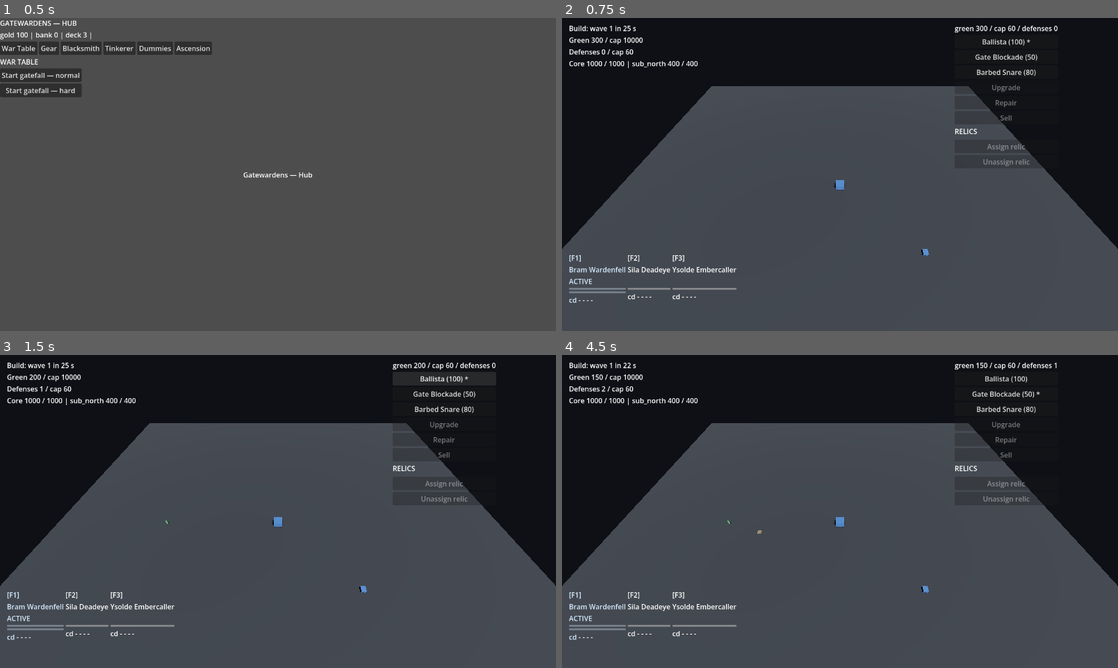
Above: before the commit, frames 1-4 (two rows, left to right).
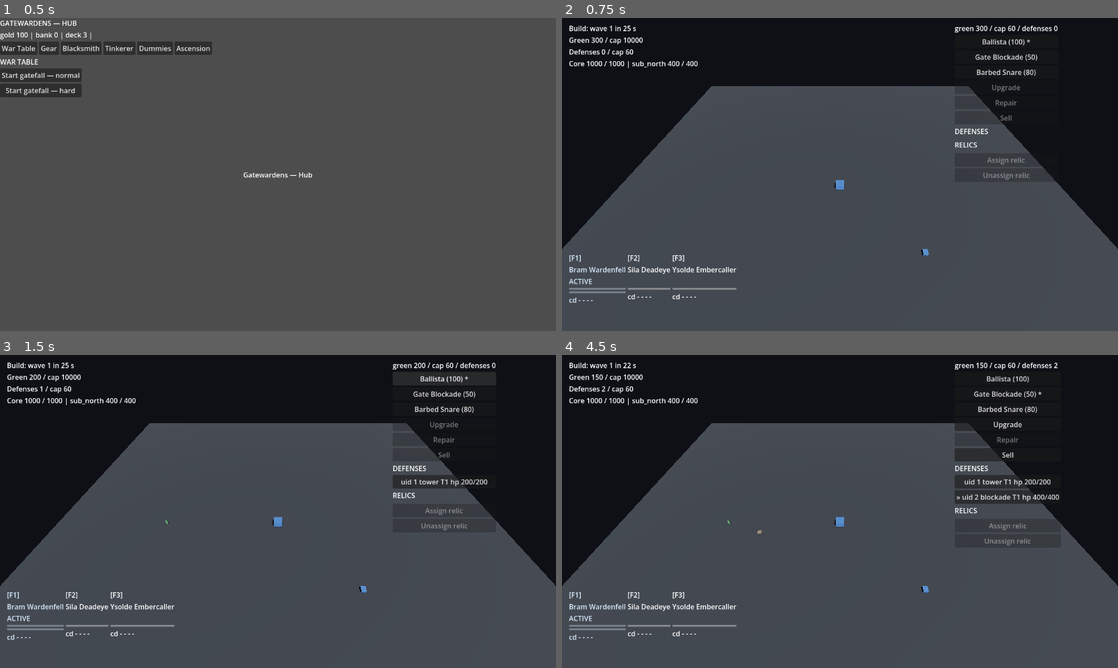
Above: after the commit, the same moments.

Repository: bryn1/gatewardens
Game: Godot game, scene res://Main.tscn
The game is run twice, just before and just after one commit, with the same random seed, the same clock (stepped at 60 frames per second) and the same inputs.
Inputs (mouse positions are in pixels of both pictures, inside the frame that each line leads up to):
- Up to frame 1 (0.5 s): no input
- Up to frame 2 (0.75 s): click "Start gatefall — normal" at 0.5 s
- Up to frame 3 (1.5 s): click "Ballista (100) *" at 1.25 s
- Up to frame 4 (4.5 s): click (1006, 480) at 2 s, where only the run after the commit has a clickable "uid 1 tower T1 hp 200/200"; click (1006, 480) at 2.75 s, where only the run after the commit has a clickable "» uid 1 tower T1 hp 200/200"; click "Gate Blockade (50)" at 3.5 s; click (1006, 495) at 4.25 s, where only the run after the commit has a clickable "uid 2 blockade T1 hp 400/400"

Frame 1 is identical in both runs. In frame 2, 0.3% of the frame differs, in the area x 70-85%, y 35-52%; in frame 3, 0.5%; in frame 4, 1.2%, in the area x 70-90%, y 2-61%.

Commit message:
W17c: tower-select player path + emit-safe shared fill (MC 11274.1.30 / card 11387)
grep select_defense -> harness-only: in a real game selected_uid stayed
0 forever and Upgrade/Repair/Sell could never act — the W17b false-green
class (harness powers the player lacks), one layer deeper.

- defense_panel.gd: PLACED defenses list as selectable rows (uid + class
  + tier + hp text, selected row "»"-marked), rebuilt inside refresh()
  over the EXISTING m.defense_list API (the shipped clear+rebuild fill
  shape; NOT item_row — that is the pinned ITEM-pool renderer, F2-12: a
  placed defense is not an inventory item). A ROW click IS select_defense
  (uid) — the harness entry point becomes the player's. Upgrade/Repair/
  Sell untouched (act on selected_uid, gates intact).
- bank_list.gd (shared fill, all four item panels): the clear step is
  now detach-NOW + queue_free. Engine fact E9 (VERIFIED this card):
  free() on a Button while it emits `picked` is an engine ERROR
  ("Object is locked", object.cpp:787) — the MOUSE press path reaches
  every pick handler mid-emit; the keyboard-path harnesses never did
  (transcript in evidence: the ERROR reproduced pre-fix, stderr-empty
  post-fix via a mid-emit refill probe).
- tests: test_mission_clicks.py SELECT legs (push_input, served 1280x720):
  class click -> ROW appears; ROW click sets selected_uid + "»" mark and
  the URS gates flip enabled (the player drives gates the harness faked);
  Upgrade tiers 0->1 with green drop EXACTLY the data cost (50 = 100 x
  ratios[0], mirrored from economy.json); Sell clears selection + removes
  the row. test_hub.py: shared-fill engine leg (mid-emit refill, EMPTY
  stderr) + emit-safe source gate + planted-red; planted no_row_refresh
  REDs the mission SELECT leg.

204 pytest green (200 prior + 4 new); check_hygiene 0 hits; LEDGER W17c
row + journey-row update + engine fact E9.

Diff:
--- a/godot/scripts/bank_list.gd
+++ b/godot/scripts/bank_list.gd
@@ -5,7 +5,9 @@
 # marked uid, wire picked, add_child); it now lives HERE once — the
 # widget itself (scripts/item_row.gd) stays the one renderer, this file
 # is only the fill loop shared by its four users (F2-12 reuse, the W9
-# gate's "exactly ONE row renderer" reading, restated W16).
+# gate's "exactly ONE row renderer" reading, restated W16). W17c made the
+# clear step emit-safe (detach + queue_free — see fill(); E9: free() on a
+# row that is mid-`picked` is an engine ERROR on the mouse path).
 extends RefCounted
 
 const ITEM_ROW := preload("res://scenes/item_row.tscn")
@@ -13,8 +15,15 @@
 
 static func fill(box: Node, tables, rows: Array, marked_uid: int,
 		on_picked: Callable) -> void:
+	# W17c (MC 11274.1.30): detach NOW + queue_free. A MOUSE press on a
+	# row reaches a panel's pick handler while `picked` is still emitting;
+	# free() on the emitting Button is an engine ERROR ("Object is locked",
+	# core/object/object.cpp:787 — VERIFIED this card, engine fact E9) and
+	# silently leaves the old row half-cleared. queue_free unwinds after
+	# the emit; remove_child keeps the repaint instant (no flicker).
 	for child: Node in box.get_children():
-		child.free()
+		box.remove_child(child)
+		child.queue_free()
 	for row: Dictionary in rows:
 		var item = ITEM_ROW.instantiate()
 		item.name = "Row_%d" % int(row.get("uid", 0))
--- a/godot/scripts/defense_panel.gd
+++ b/godot/scripts/defense_panel.gd
@@ -24,6 +24,11 @@
 #   the W4 relay already ships; the real keymap is the HUD row's, and the
 #   W14 mission.setup mount ("mission adds this Control") is the row's
 #   own scene wiring, now live (P1-1).
+# - SELECT path (W17c, MC 11274.1.30 / card 11387): placed defenses are
+#   listed as selectable rows (uid/class/tier/hp, selected marked "»"),
+#   rebuilt inside refresh() off m.defense_list. Before this card
+#   select_defense was harness-only — a real player could never reach
+#   Upgrade/Repair/Sell (W17b's false-green class, one layer deeper).
 
 const PLACER := preload("res://scripts/defense_placer.gd")
 const BANK_LIST := preload("res://scripts/bank_list.gd")
@@ -44,6 +49,7 @@
 var assign_btn = null
 var unassign_btn = null
 var relic_rows = null                # shared item_row list over the pool
+var defense_rows = null              # W17c: selectable rows (defense list)
 var info_label = null
 
 
@@ -71,6 +77,22 @@
 	upgrade_btn = _action(box, "Upgrade", _on_upgrade)
 	repair_btn = _action(box, "Repair", _on_repair)
 	sell_btn = _action(box, "Sell", _on_sell)
+	# W17c (MC 11274.1.30 / card 11387): placed defenses get SELECTABLE
+	# rows — until now select_defense() was only ever called by the smoke
+	# harness, so in a real game selected_uid stayed 0 and Upgrade/Repair/
+	# Sell were player-unreachable (the W17b false-green class, one layer
+	# deeper). Data = the EXISTING defense-list API (m.defense_list, the
+	# same list _selected_obj and the placer read). Plain greybox Buttons,
+	# NOT item_row: that widget is the pinned ITEM-pool renderer (F2-12 —
+	# a placed defense is not an inventory item); the clear+rebuild loop
+	# keeps the shipped bank_list.fill shape (W16 dedupe idiom).
+	var def_head := Label.new()
+	def_head.name = "Head_defenses"
+	def_head.text = "DEFENSES"
+	box.add_child(def_head)
+	defense_rows = VBoxContainer.new()
+	defense_rows.name = "Rows_defenses"
+	box.add_child(defense_rows)
 	# W14 leg 2 (pinned defense_panel row): relic slot -> relic picker =
 	# item_row instances over mission.relic_pool (F2-12 shared widget).
 	# Pick a pool row, then Assign/Unassign routes through the pinned
@@ -95,6 +117,38 @@
 
 func select_defense(uid: int) -> void:
 	selected_uid = uid
+	refresh()                      # W17c: the row mark + URS re-gate the
+	                               # player path must be VISIBLE at once
+
+
+# W17c (MC 11274.1.30 / card 11387): the clear+rebuild over the EXISTING
+# m.defense_list API (no new mechanism); uid + class + tier + hp per row,
+# the selected row marked by its "»" text prefix (greybox-visible, no
+# theme). Text is data-only (I2: no formulas); clicks call the shipped
+# select_defense — the harness's old entry point becomes the player's too.
+func _rebuild_defense_rows() -> void:
+	# Detach NOW (no flicker) + queue_free: a row Button can be the very
+	# object emitting `pressed` when refresh() rebuilds (row click ->
+	# select_defense -> refresh), and free() on a locked (mid-emit)
+	# object is an engine ERROR (VERIFIED this card) — queue_free is the
+	# safe idiom, deferred to frame end after the emit unwinds.
+	for child: Node in defense_rows.get_children():
+		defense_rows.remove_child(child)
+		child.queue_free()
+	for rec: Dictionary in m.defense_list:
+		var obj = rec["obj"]
+		var b := Button.new()
+		b.name = "Row_%d" % int(rec["uid"])
+		b.text = "%suid %d %s T%d hp %d/%d" % [
+				"» " if int(rec["uid"]) == selected_uid else "",
+				int(rec["uid"]), String(obj.class_id), int(obj.tier) + 1,
+				int(obj.hp), int(obj.hp_max)]
+		b.pressed.connect(_on_defense_row.bind(int(rec["uid"])))
+		defense_rows.add_child(b)
+
+
+func _on_defense_row(uid: int) -> void:
+	select_defense(uid)
 
 
 func selected_tier() -> int:
@@ -176,6 +230,7 @@
 	assign_btn.disabled = obj == null or selected_relic <= 0 \
 			or int(obj.relic_uid) != 0
 	unassign_btn.disabled = obj == null or int(obj.relic_uid) == 0
+	_rebuild_defense_rows()        # W17c: rows track the list every action
 
 
 func _on_place_pressed(class_id: String) -> void:
Not shown, changed: LEDGER.md
Not shown, changed: tests/test_hub.py
Not shown, changed: tests/test_mission_clicks.py
